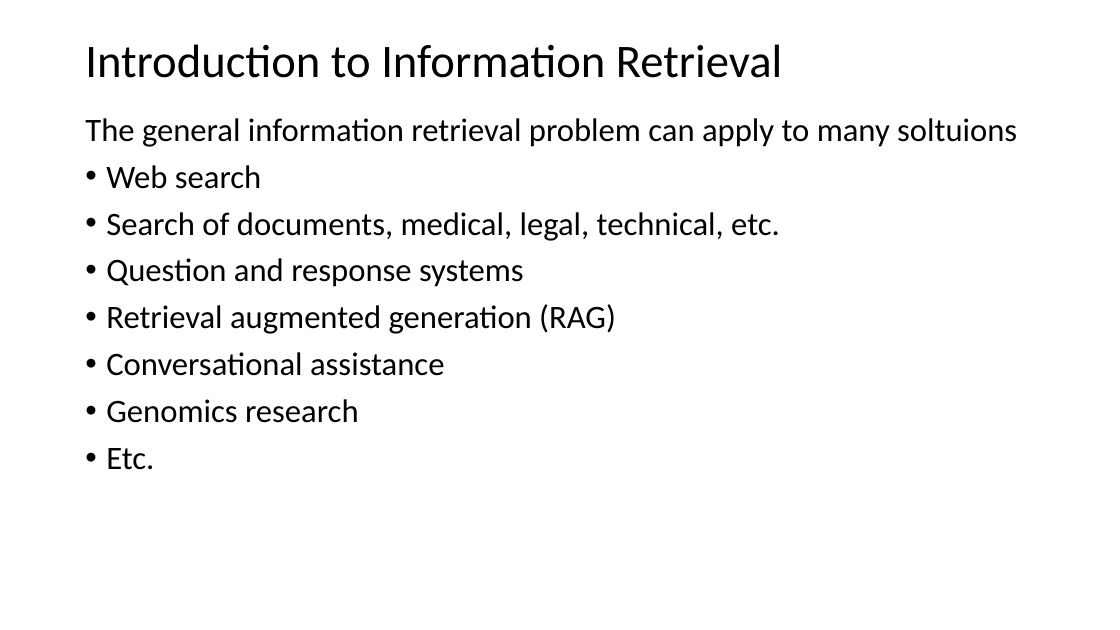
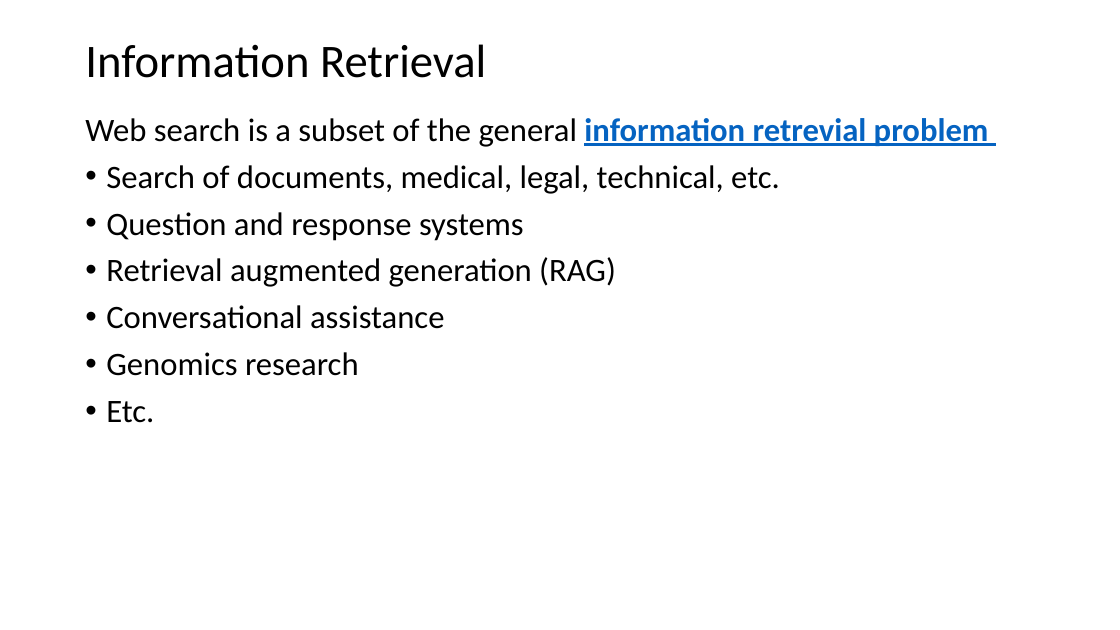
Before and after one commit to harelgabainew/school1, a slide deck: slide 5 of slides/7_DocumentWebSearching.pptx (slide 6 before the commit). Drawn at 1120x630 pixels with LibreOffice and Linux fonts; fonts in the diff are those of the drawing. Boxes give left, top, right and bottom in pixels: in the first picture for what was removed or moved away, otherwise in the second. Text is boxed around its words. In the diff, an @@ line names an element or a change of style, - is before the commit and + after.

```diff
--- a/slides/7_DocumentWebSearching.pptx
+++ b/slides/7_DocumentWebSearching.pptx
@@ title at (x1=85, y1=44, x2=486, y2=78): text changed @@
-Introduction to Information Retrieval
+Information Retrieval
@@ text at (x1=85, y1=118, x2=989, y2=147): text changed @@
-The general information retrieval problem can apply to many soltuions
-• Web search
+Web search is a subset of the general information retrevial problem
```
Also in this commit, not shown: 9 other slides changed, 8 slides added, 5 slides removed.
